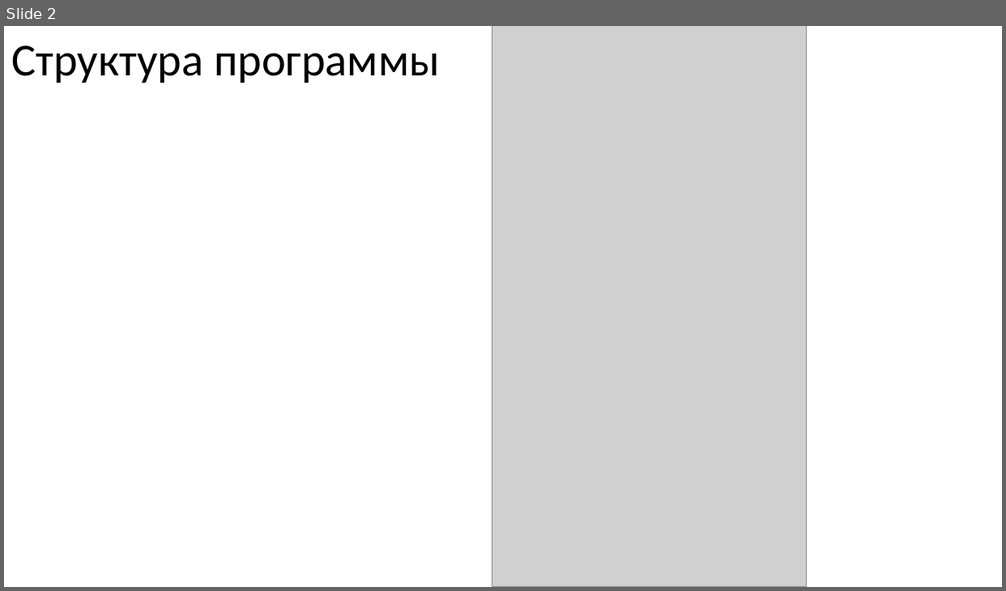
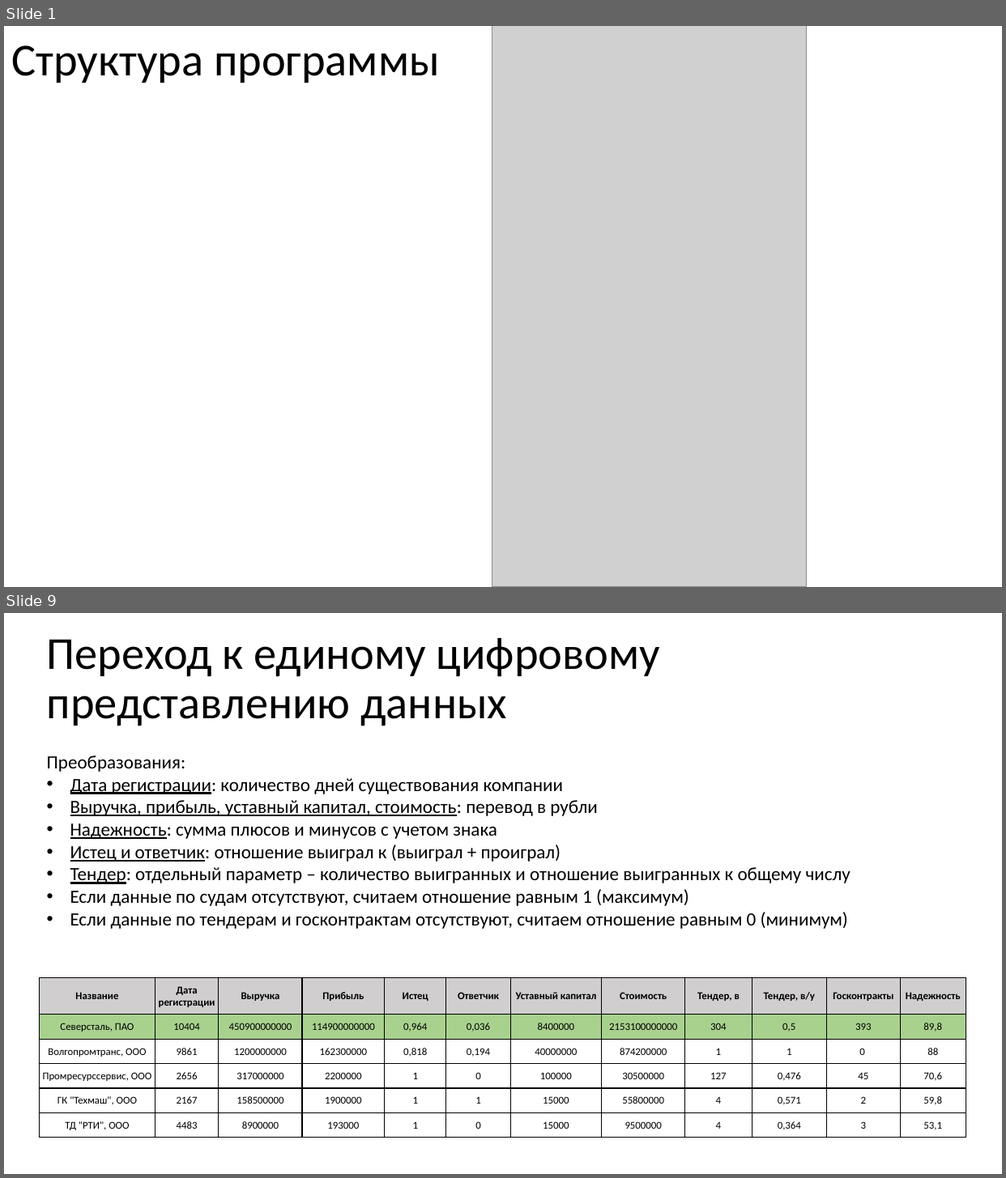
Before and after one commit to KsQRooW/-hackathon-serverchallenge, a slide deck: docs/checkpoint2.pptx. Shown one above the other, each under a label of ours: slide 2 before the commit, slides 1 and 9 after it; the slides between them are not shown. The pictures are 1006x591 and 1006x1178 pixels, drawn with LibreOffice and Linux fonts; fonts in the diff are those of the drawing; grey boxes stand for pictures. Boxes give left, top, right and bottom in pixels: in the first picture for what was removed or moved away, otherwise in the second. Text is boxed around its words. In the diff, an @@ line names an element or a change of style, - is before the commit and + after.

```diff
--- a/docs/checkpoint2.pptx
+++ b/docs/checkpoint2.pptx
@@ slide 9 added at box(4, 613, 1002, 1174), background #FFFFFF @@
@@ title added at box(47, 638, 660, 726), 44 pt, text #000000 @@
+Переход к единому цифровому представлению данных
@@ text added at box(47, 756, 850, 929), 18 pt, text #000000 @@
+Преобразования:
+• Дата регистрации: количество дней существования компании
+• Выручка, прибыль, уставный капитал, стоимость: перевод в рубли
+• Надежность: сумма плюсов и минусов с учетом знака
+• Истец и ответчик: отношение выиграл к (выиграл + проиграл)
+• Тендер: отдельный параметр – количество выигранных и отношение выигранных к общему числу
+• Если данные по судам отсутствуют, считаем отношение равным 1 (максимум)
+• Если данные по тендерам и госконтрактам отсутствуют, считаем отношение равным 0 (минимум)
@@ table added at box(39, 977, 966, 1138), 6 rows, 12 columns @@
+Название | Дата регистрации | Выручка | Прибыль | Истец | Ответчик | Уставный капитал | Стоимость | Тендер, в | Тендер, в/у | Госконтракты | Надежность
+Северсталь, ПАО | 10404 | 450900000000 | 114900000000 | 0,964 | 0,036 | 8400000 | 2153100000000 | 304 | 0,5 | 393 | 89,8
+Волгопромтранс, ООО | 9861 | 1200000000 | 162300000 | 0,818 | 0,194 | 40000000 | 874200000 | 1 | 1 | 0 | 88
+Промресурссервис, ООО | 2656 | 317000000 | 2200000 | 1 | 0 | 100000 | 30500000 | 127 | 0,476 | 45 | 70,6
+ГК "Техмаш", ООО | 2167 | 158500000 | 1900000 | 1 | 1 | 15000 | 55800000 | 4 | 0,571 | 2 | 59,8
+ТД "РТИ", ООО | 4483 | 8900000 | 193000 | 1 | 0 | 15000 | 9500000 | 4 | 0,364 | 3 | 53,1
@@ what was slide 2 is now slide 1 @@
```
Also in this commit, not shown: 2 slides changed, 8 other slides added, 6 slides removed, 1 other file.
